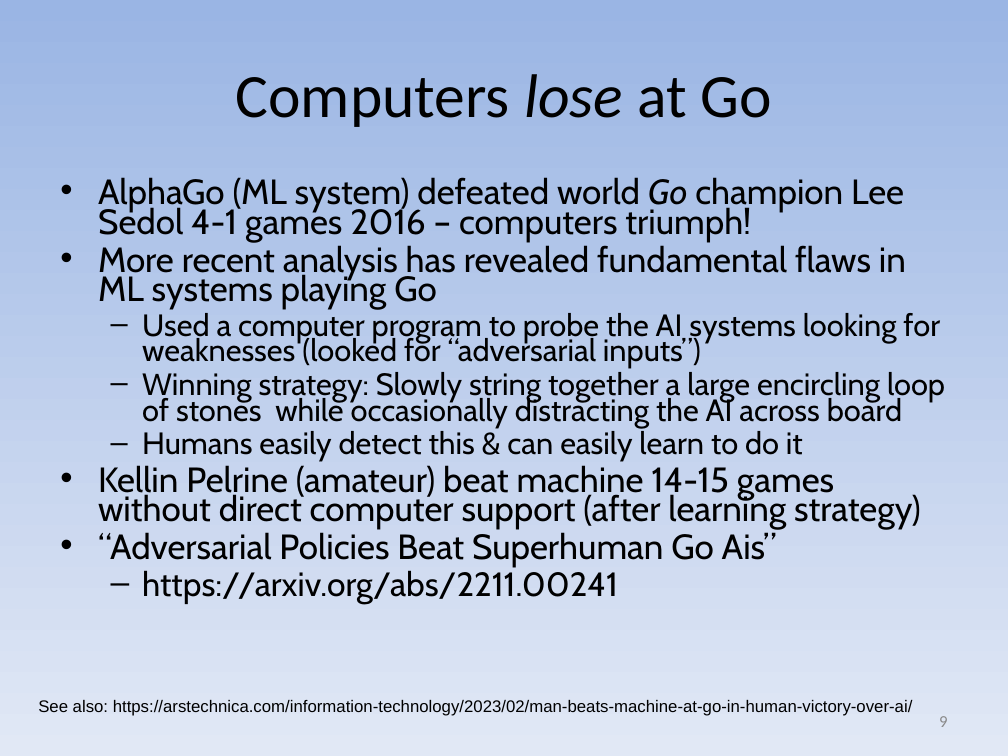
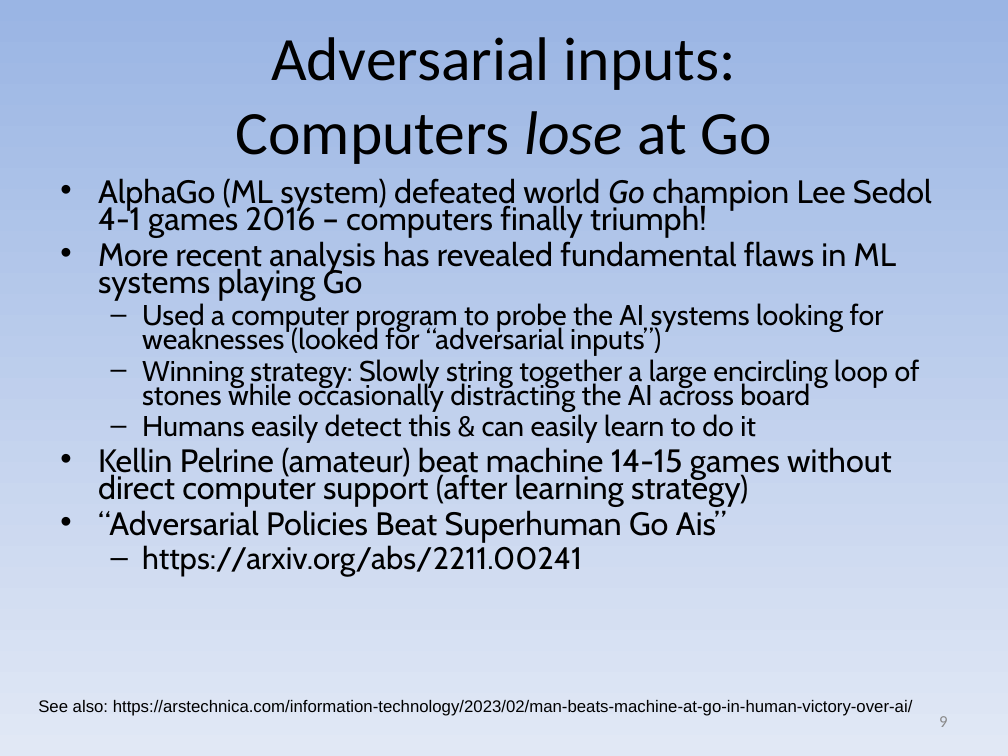
Before and after one commit to david-a-wheeler/david-a-wheeler.github.io, a slide deck: slide 9 of secure-class/presentations/Secure-Software-10-Misc.ppt. Drawn at 1008x756 pixels with LibreOffice and Linux fonts; fonts in the diff are those of the drawing. Boxes give left, top, right and bottom in pixels: in the first picture for what was removed or moved away, otherwise in the second. Text is boxed around its words. In the diff, an @@ line names an element or a change of style, - is before the commit and + after.

```diff
--- a/secure-class/presentations/Secure-Software-10-Misc.ppt
+++ b/secure-class/presentations/Secure-Software-10-Misc.ppt
@@ title at [236,37,772,164]: text changed @@
-Computers lose at Go
+Adversarial inputs:
+Computers lose at Go
@@ text at [98,178,932,237]: text changed; size 25 to 23.1 pt @@
-• AlphaGo (ML system) defeated world Go champion Lee Sedol 4-1 games 2016 – computers triumph!
+• AlphaGo (ML system) defeated world Go champion Lee Sedol 4-1 games 2016 – computers finally triumph!
@@ text at [98,241,920,577]: size 25 to 23.1 pt in "More recent analysis has revealed fundamental flaws ...", "Kellin Pelrine (amateur) beat machine 14-15 games ...", "“Adversarial Policies Beat Superhuman Go Ais”"; size 22 to 20.4 pt in "Used a computer program to probe the ...", "Winning strategy: Slowly string together a large ...", "Humans easily detect this & can easily ..."; size 24 to 22.2 pt in "https://arxiv.org/abs/2211.00241" @@
```
Also in this commit, not shown: 6 other slides changed, 2 slides added.
